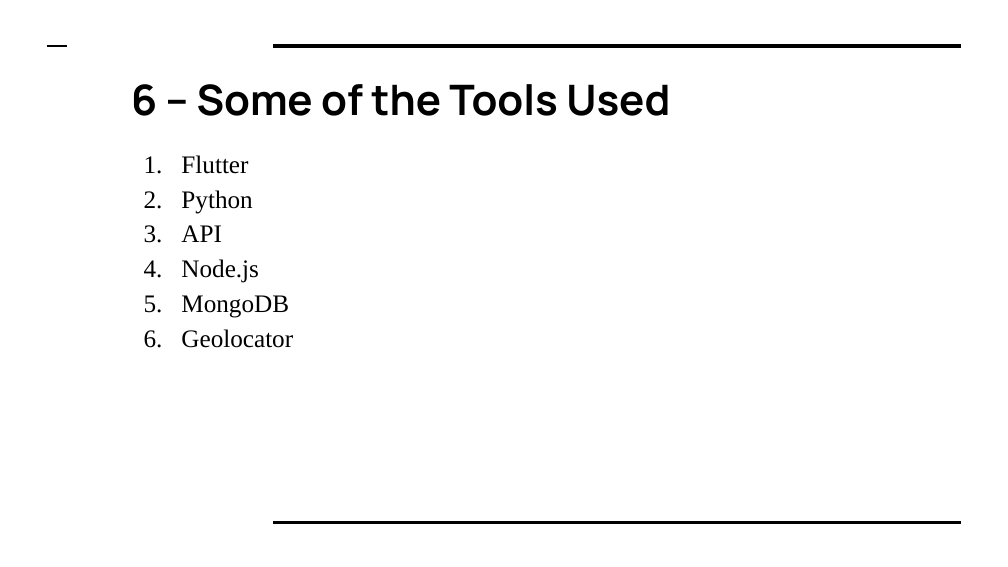
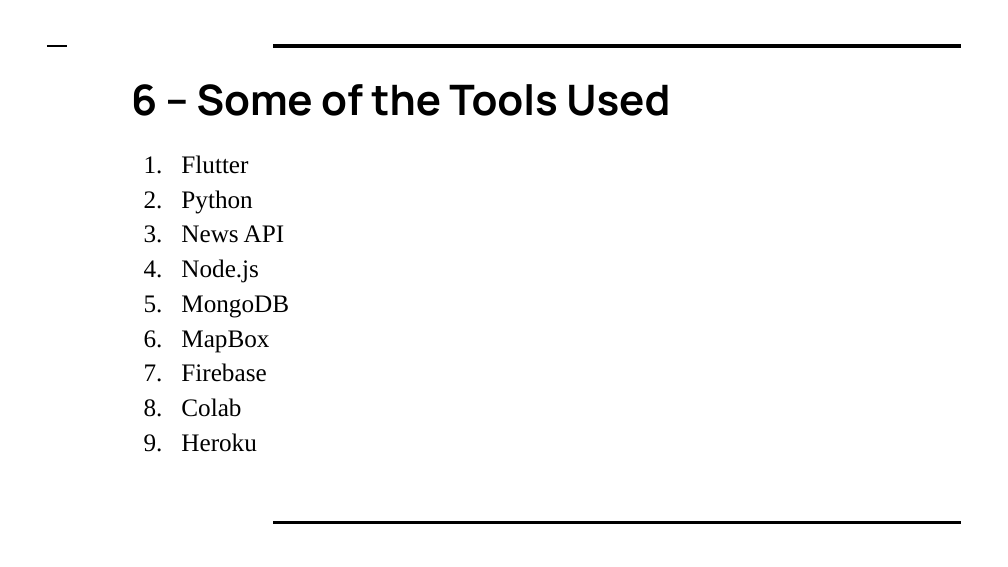
Before and after one commit to meetb007/kissan-bandhu, a slide deck: slide 19 of documents/kisaan Bandhu.pptx (slide 20 before the commit). Drawn at 1008x567 pixels with LibreOffice and Linux fonts; fonts in the diff are those of the drawing. Boxes give left, top, right and bottom in pixels: in the first picture for what was removed or moved away, otherwise in the second. Text is boxed around its words. In the diff, an @@ line names an element or a change of style, - is before the commit and + after.

```diff
--- a/documents/kisaan Bandhu.pptx
+++ b/documents/kisaan Bandhu.pptx
@@ text at (x1=181, y1=225, x2=285, y2=243): text changed @@
-3. API
+3. News API
@@ text at (x1=181, y1=330, x2=269, y2=452): text changed @@
-6. Geolocator
+6. MapBox
+7. Firebase
+8. Colab
+9. Heroku
```
Also in this commit, not shown: 8 other slides changed, 2 slides added, 2 slides removed, 4 other files.
